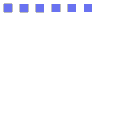
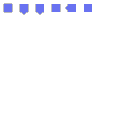
Two versions of the same layered image (128x128). Layer-by-layer changes:
painted on "fills" over [22, 6, 68, 14]
painted on "outlines" over [22, 6, 68, 15]
